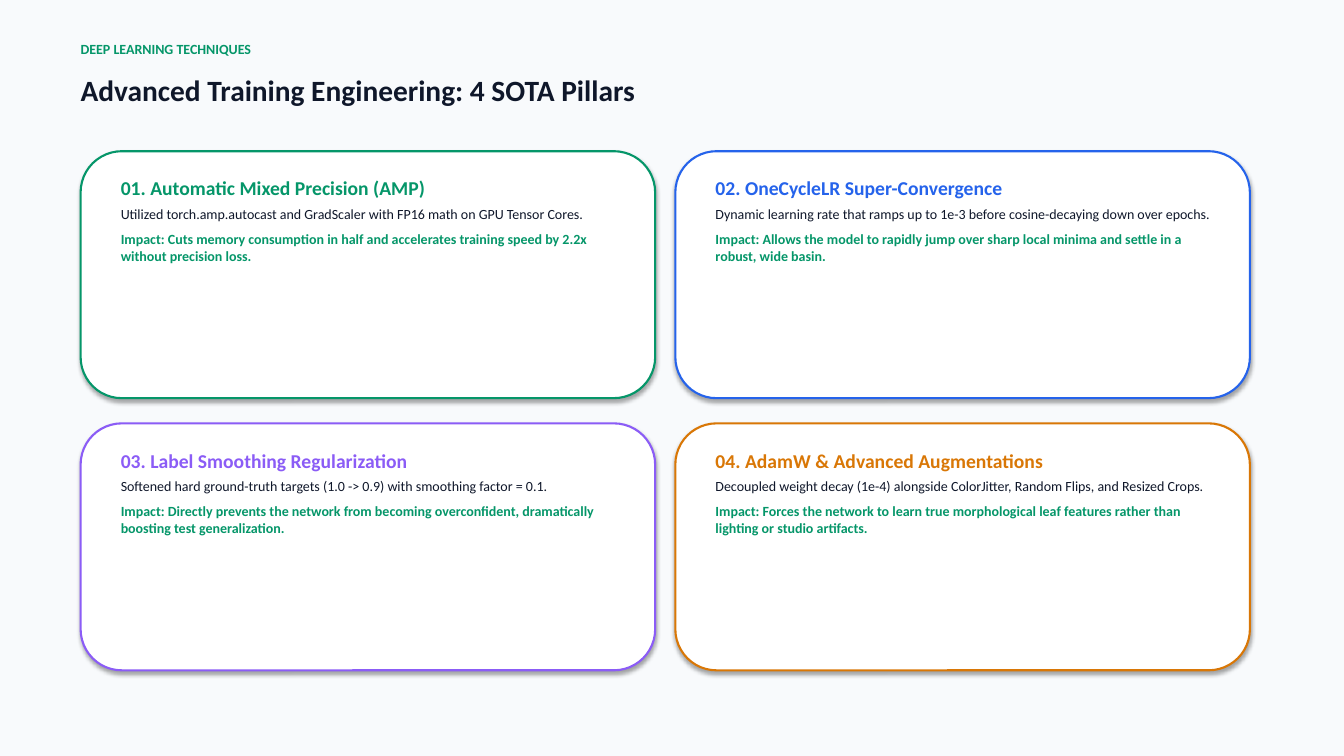
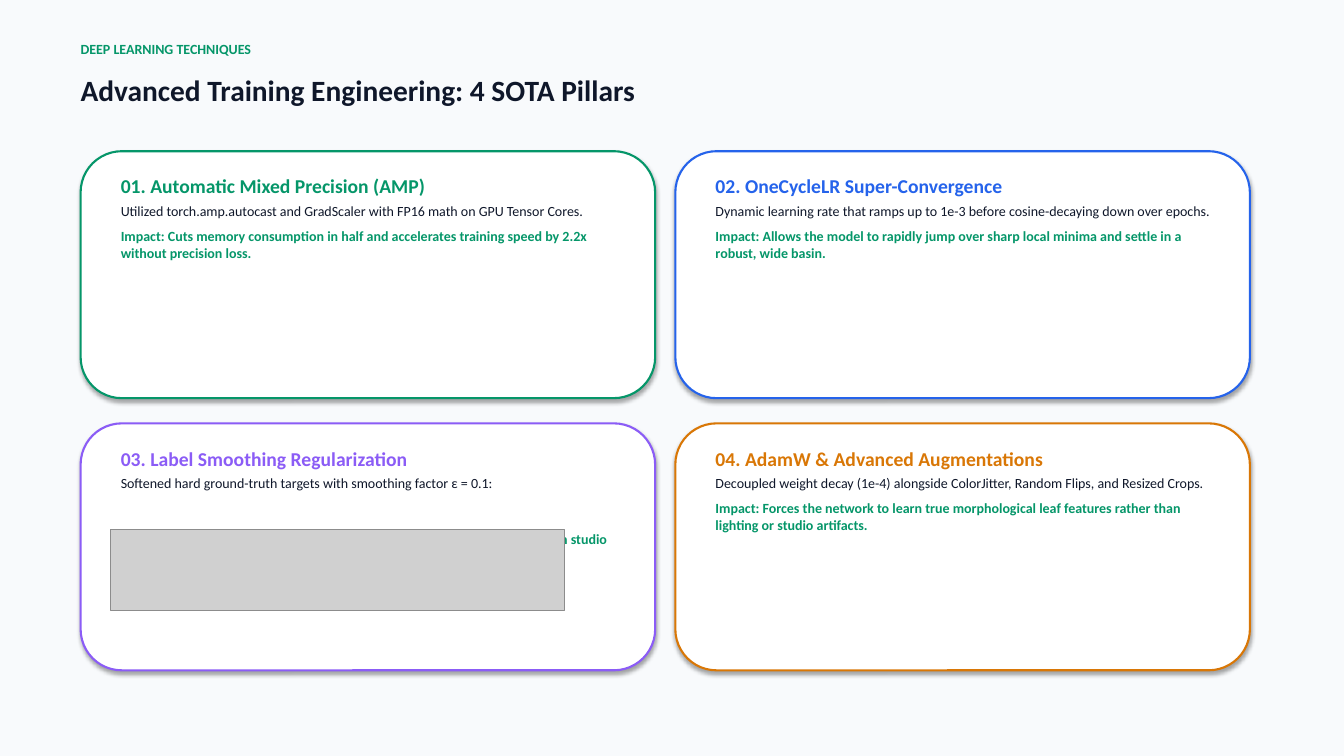
Before and after one commit to mokshit007/DL-crop-disease-detections, a slide deck: slide 8 of CropSense_AI_Official_Presentation.pptx. Drawn at 1344x756 pixels with LibreOffice and Linux fonts; fonts in the diff are those of the drawing; grey boxes stand for pictures. Boxes give left, top, right and bottom in pixels: in the first picture for what was removed or moved away, otherwise in the second. Text is boxed around its words. In the diff, an @@ line names an element or a change of style, - is before the commit and + after.

```diff
--- a/CropSense_AI_Official_Presentation.pptx
+++ b/CropSense_AI_Official_Presentation.pptx
@@ text at (121,206,583,219): less space between paragraphs @@
@@ text at (715,206,1210,219): less space between paragraphs @@
@@ text at (121,478,874,530): text changed @@
-Softened hard ground-truth targets (1.0 -> 0.9) with smoothing factor = 0.1.
-Impact: Directly prevents the network from becoming overconfident, dramatically boosting test generalization.
+Softened hard ground-truth targets with smoothing factor ε = 0.1:
+Impact: Directly prevents the network from becoming overconfident on clean studio backgrounds.
@@ text at (715,478,1204,491): less space between paragraphs @@
@@ picture added at (111,529,565,611) @@
```
Also in this commit, not shown: 6 other slides changed, 1 slide added, 11 other files.
